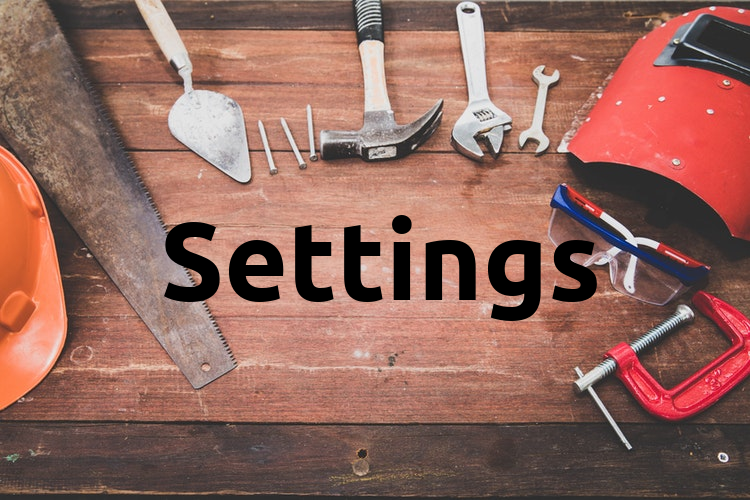
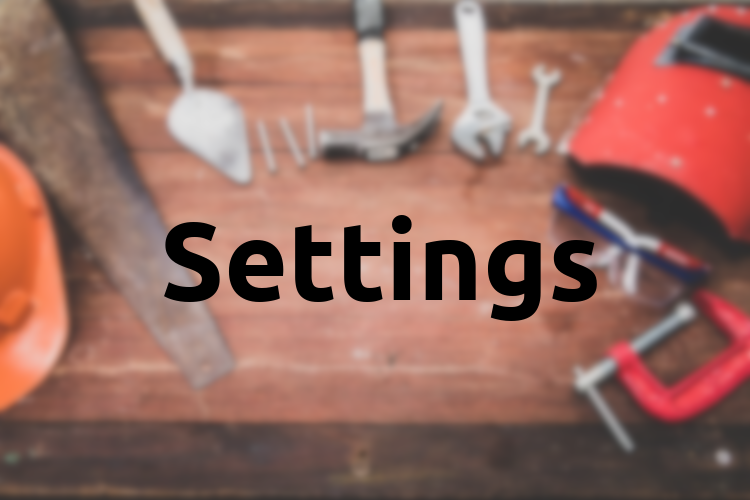
Before/after of a 750x500 layered artwork. What changed in the layer stack:
painted on "settings_background.jpg" over box(0, 0, 750, 500)
